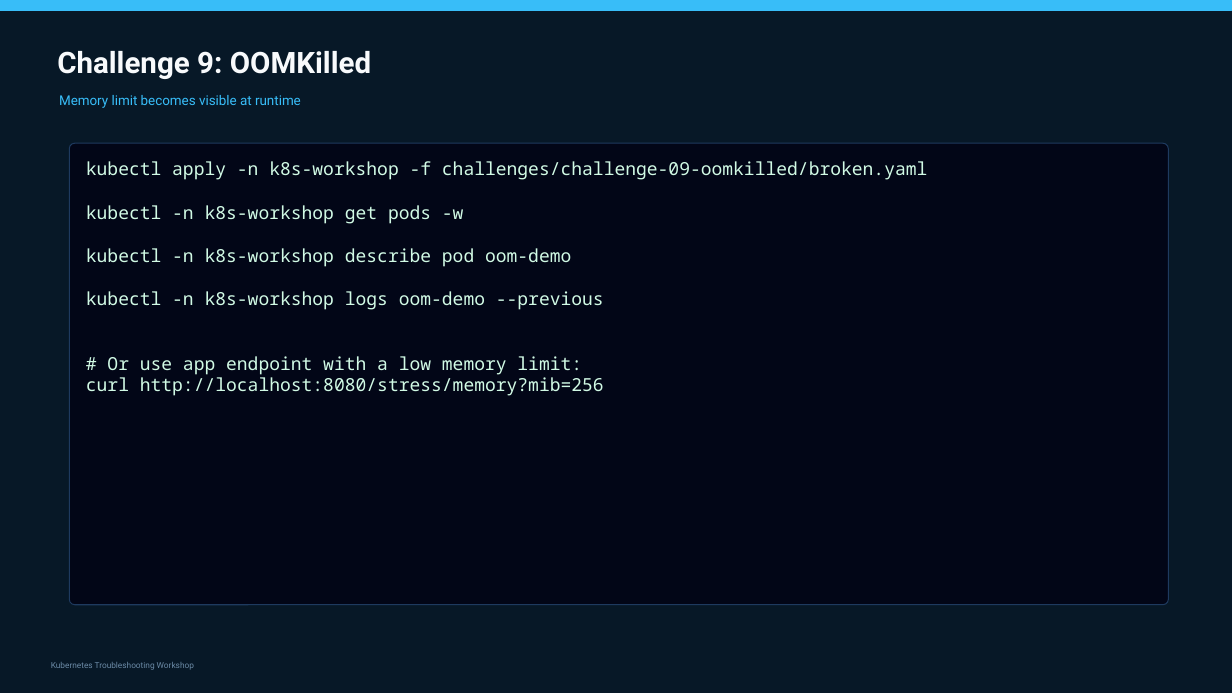
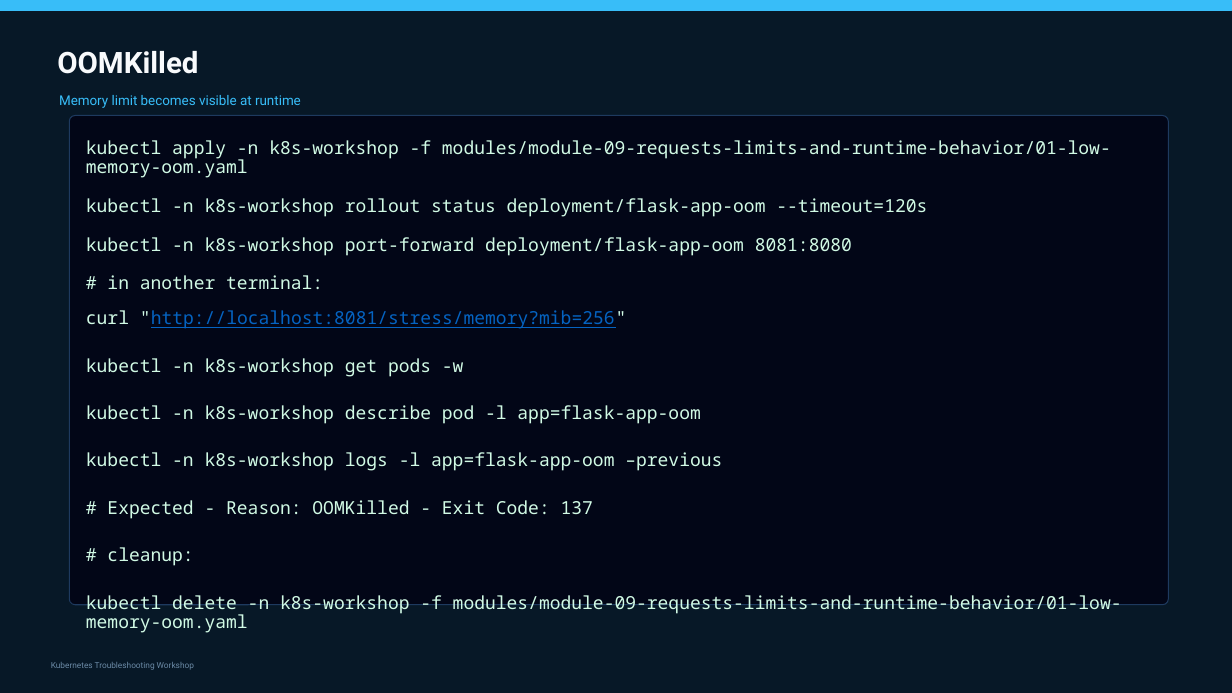
Before and after one commit to slaneslane/k8s-workshop-2, a slide deck: slide 96 of presentations/K8s_Troubleshooting_Workshop_FULL.pptx. Drawn at 1232x693 pixels with LibreOffice and Linux fonts; fonts in the diff are those of the drawing. Boxes give left, top, right and bottom in pixels: in the first picture for what was removed or moved away, otherwise in the second. Text is boxed around its words. In the diff, an @@ line names an element or a change of style, - is before the commit and + after.

Commit message:
Module 9

```diff
--- a/presentations/K8s_Troubleshooting_Workshop_FULL.pptx
+++ b/presentations/K8s_Troubleshooting_Workshop_FULL.pptx
@@ text at box(57, 51, 198, 74): text changed @@
-Challenge 9: OOMKilled
+OOMKilled
@@ rounded rectangle: place and size @@
-rounded rectangle at box(69, 143, 1169, 605)
+rounded rectangle at box(69, 116, 1169, 605)
@@ text at box(86, 140, 1111, 329): text changed @@
-kubectl apply -n k8s-workshop -f challenges/challenge-09-oomkilled/broken.yaml
+kubectl apply -n k8s-workshop -f modules/module-09-requests-limits-and-runtime-behavior/01-low-memory-oom.yaml
+kubectl -n k8s-workshop rollout status deployment/flask-app-oom --timeout=120s
+kubectl -n k8s-workshop port-forward deployment/flask-app-oom 8081:8080
+# in another terminal:
+curl "http://localhost:8081/stress/memory?mib=256"
@@ text "kubectl apply -n k8s-workshop -f ...": place and size @@
-text "kubectl apply -n k8s-workshop -f ..." at box(86, 161, 927, 396)
+text "kubectl apply -n k8s-workshop -f ..." at box(86, 140, 1122, 633)
@@ text at box(86, 358, 464, 377): line spacing 1 to 0.9; more space between paragraphs @@
@@ text at box(86, 405, 1122, 633): text changed @@
-kubectl -n k8s-workshop describe pod oom-demo
-kubectl -n k8s-workshop logs oom-demo --previous
-# Or use app endpoint with a low memory limit:
-curl http://localhost:8080/stress/memory?mib=256
+kubectl -n k8s-workshop describe pod -l app=flask-app-oom
+kubectl -n k8s-workshop logs -l app=flask-app-oom –previous
+# Expected - Reason: OOMKilled - Exit Code: 137
+# cleanup:
+kubectl delete -n k8s-workshop -f modules/module-09-requests-limits-and-runtime-behavior/01-low-memory-oom.yaml
```
Also in this commit, not shown: 2 other files.
